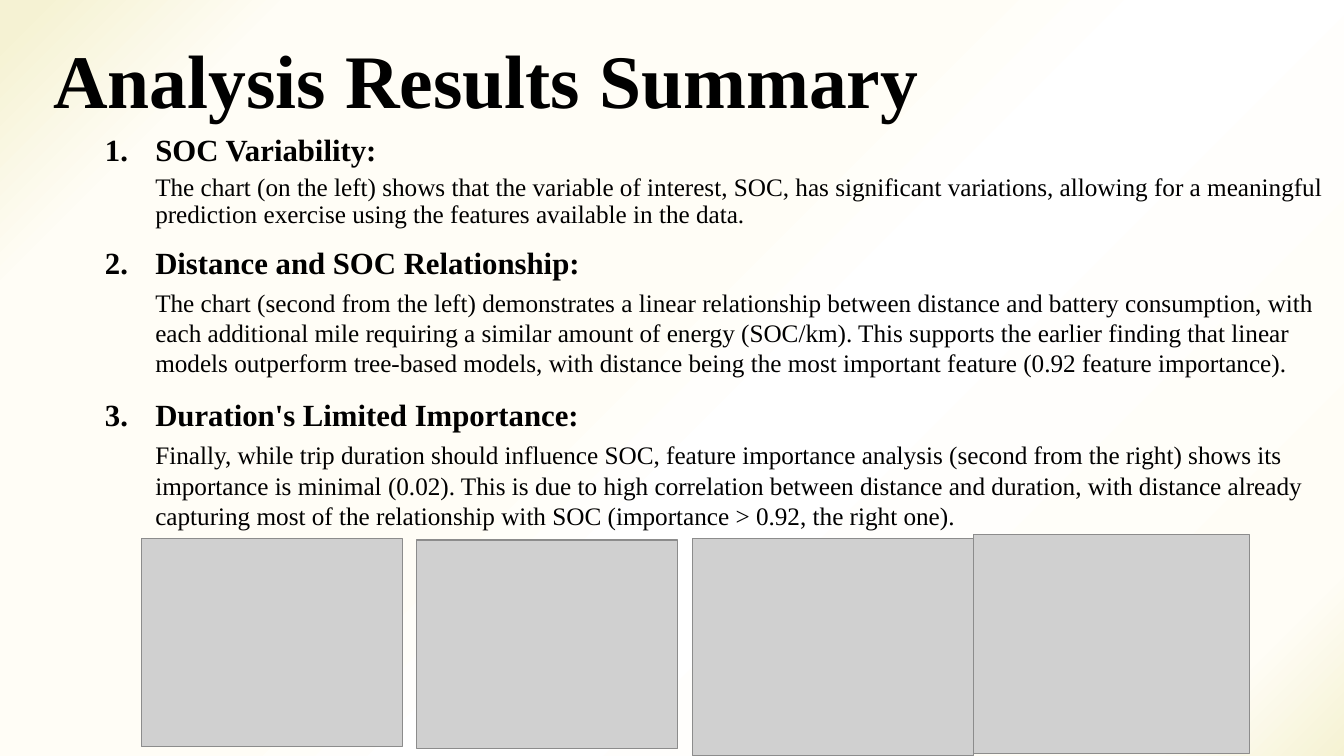
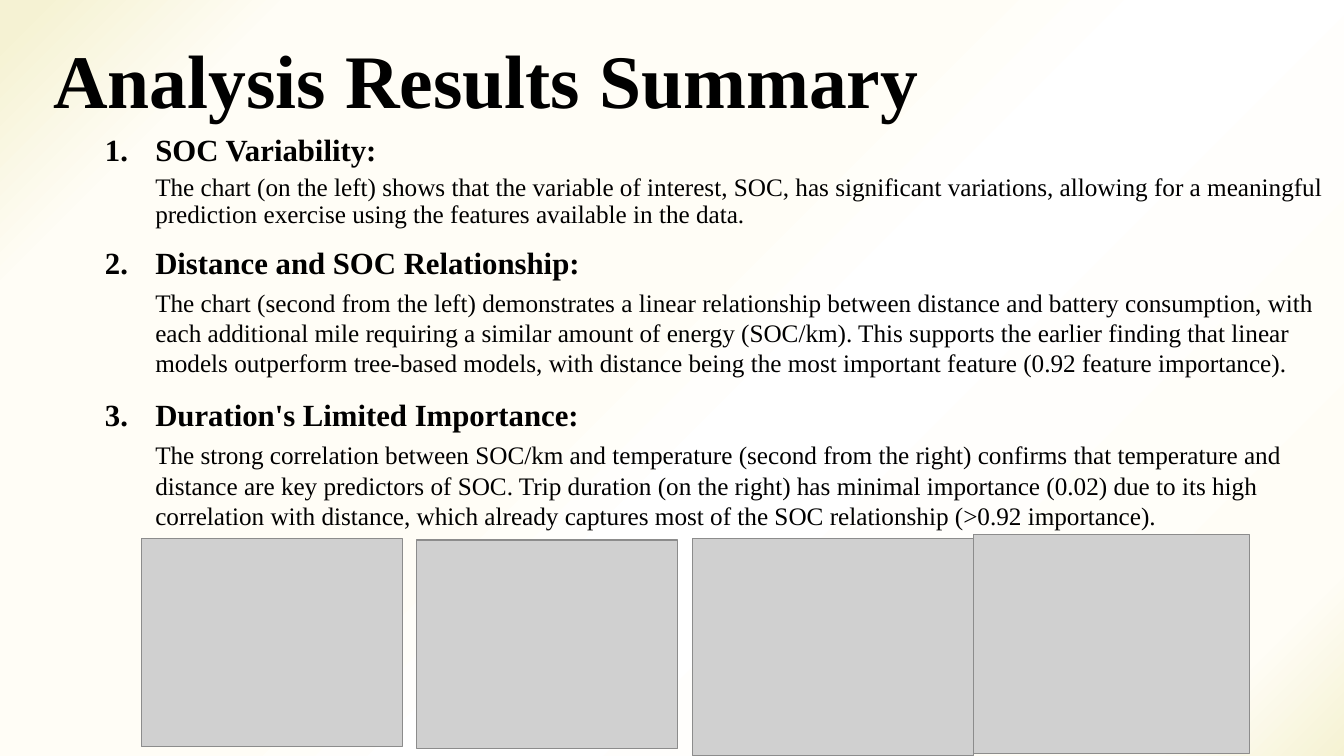
Before and after one commit to jshuang0520/final_project_602, a slide deck: slide 4 of Final Project/Final Project_group 8.pptx. Drawn at 1344x756 pixels with LibreOffice and Linux fonts; fonts in the diff are those of the drawing; grey boxes stand for pictures. Boxes give left, top, right and bottom in pixels: in the first picture for what was removed or moved away, otherwise in the second. Text is boxed around its words. In the diff, an @@ line names an element or a change of style, - is before the commit and + after.

```diff
--- a/Final Project/Final Project_group 8.pptx
+++ b/Final Project/Final Project_group 8.pptx
@@ subtitle at (155, 446, 1280, 531): text changed @@
-  Finally, while trip duration should influence SOC, feature importance analysis (second from the right) shows its importance is minimal (0.02). This is due to high correlation between distance and duration, with distance already capturing most of the relationship with SOC (importance > 0.92, the right one).
+  The strong correlation between SOC/km and temperature (second from the right) confirms that temperature and distance are key predictors of SOC. Trip duration (on the right) has minimal importance (0.02) due to its high correlation with distance, which already captures most of the SOC relationship (>0.92 importance).
```
